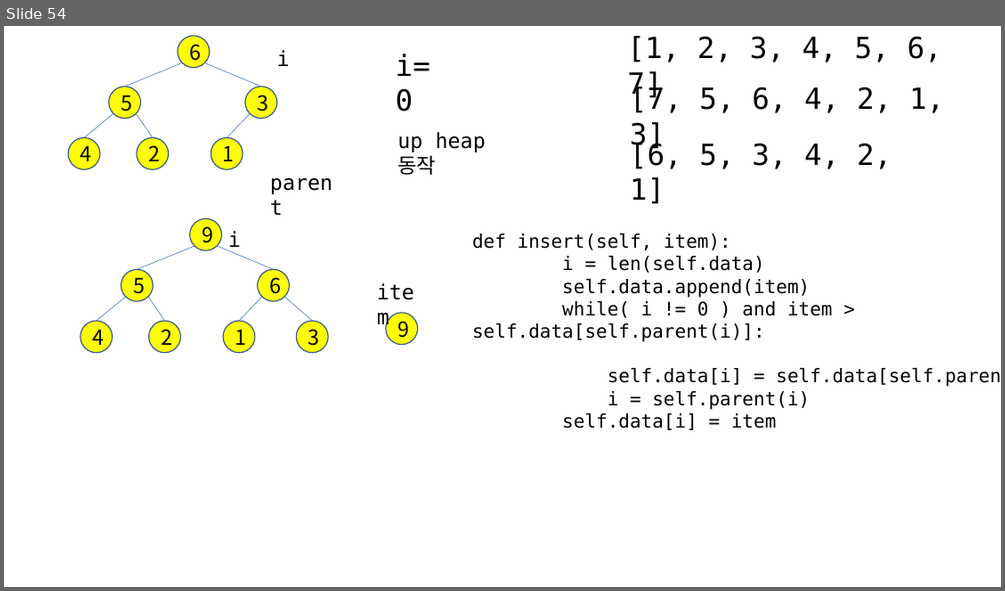
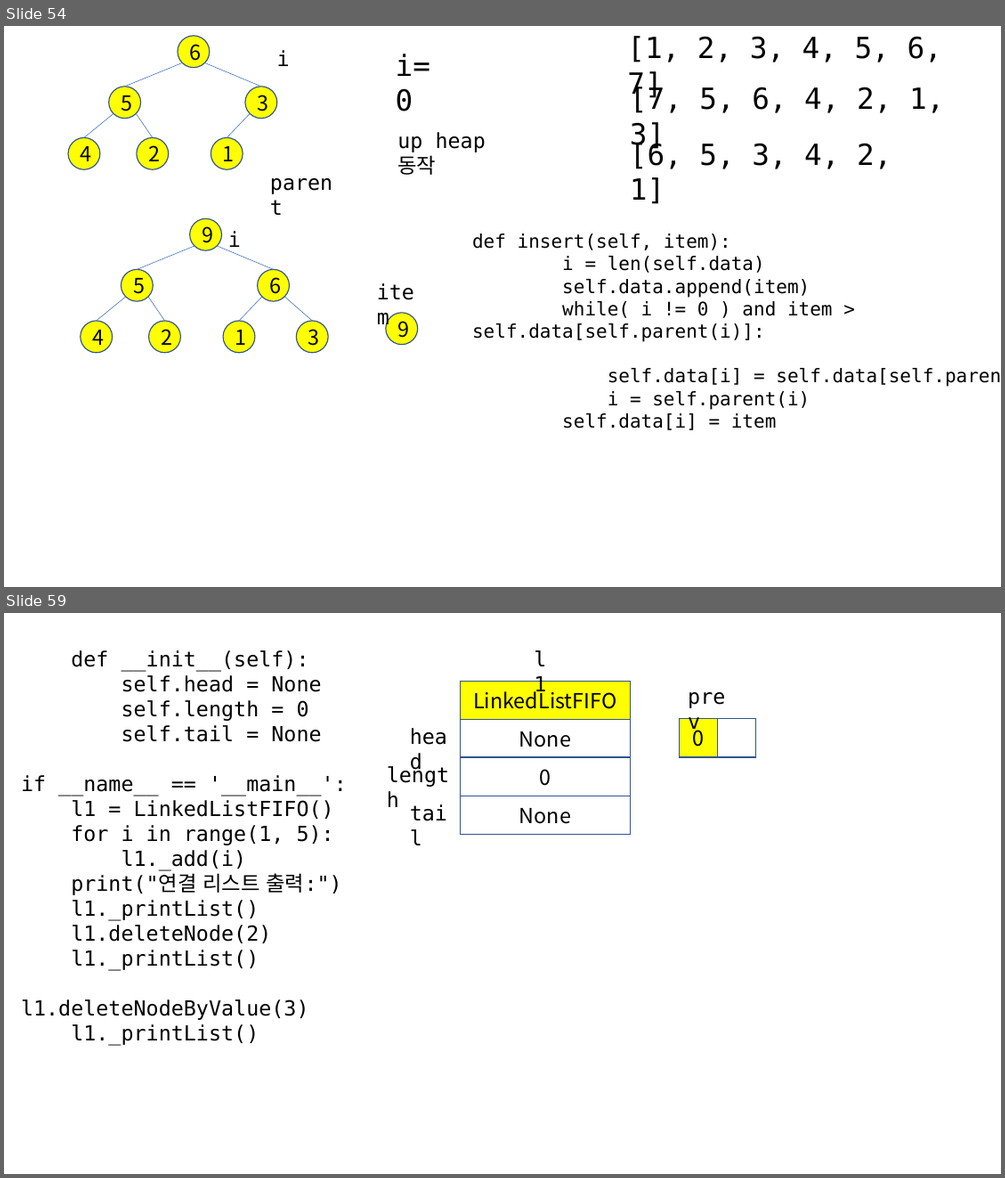
Before and after one commit to kjungmo/2020SBA_pythonAlgorithm, a slide deck: 파이썬_알고리즘.pptx. Shown one above the other, each under a label of ours: slide 54 before the commit, slides 54 and 59 after it; the slides between them are not shown. The pictures are 1005x591 and 1005x1178 pixels, drawn with LibreOffice and Linux fonts; fonts in the diff are those of the drawing. Boxes give left, top, right and bottom in pixels: in the first picture for what was removed or moved away, otherwise in the second. Text is boxed around its words. In the diff, an @@ line names an element or a change of style, - is before the commit and + after.

```diff
--- a/파이썬_알고리즘.pptx
+++ b/파이썬_알고리즘.pptx
@@ slide 59 added at (4, 613, 1001, 1174), background #FFFFFF @@
@@ text added at (21, 650, 347, 1020), 20 pt, text #000000 @@
+def __init__(self):
+self.head = None
+self.length = 0
+self.tail = None
+if __name__ == '__main__':
+l1 = LinkedListFIFO()
+for i in range(1, 5):
+l1._add(i)
+print("연결 리스트 출력:")
+l1._printList()
+l1.deleteNode(2)
+l1._printList()
+l1.deleteNodeByValue(3)
+l1._printList()
@@ text added at (526, 643, 565, 676), 20 pt, text #000000 @@
+l1
@@ text added at (121, 675, 235, 692), 20 pt, text #000000 @@
+head
@@ rectangle added at (461, 681, 631, 719), fill #FFFF00, outline #325491 1 pt, 20 pt, text #000000 @@
+LinkedListFIFO
@@ text added at (680, 680, 742, 713), 20 pt, text #000000 @@
+prev
@@ text added at (121, 700, 259, 721), 20 pt, text #000000 @@
+length
@@ rectangle added at (680, 718, 718, 756), fill #FFFF00, outline #325491 1 pt, 20 pt, text #000000 @@
+0
@@ rectangle added at (718, 718, 755, 756), fill #FFFFFF, outline #325491 1 pt @@
@@ text added at (121, 725, 235, 742), 20 pt, text #000000 @@
+tail
@@ rectangle added at (461, 720, 631, 758), fill #FFFFFF, outline #325491 1 pt, 20 pt, text #000000 @@
+None
@@ rectangle added at (461, 757, 631, 795), fill #FFFFFF, outline #325491 1 pt, 20 pt, text #000000 @@
+0
@@ rectangle added at (461, 795, 631, 834), fill #FFFFFF, outline #325491 1 pt, 20 pt, text #000000 @@
+None
```
Also in this commit, not shown: 16 other slides added, 1 other file.
